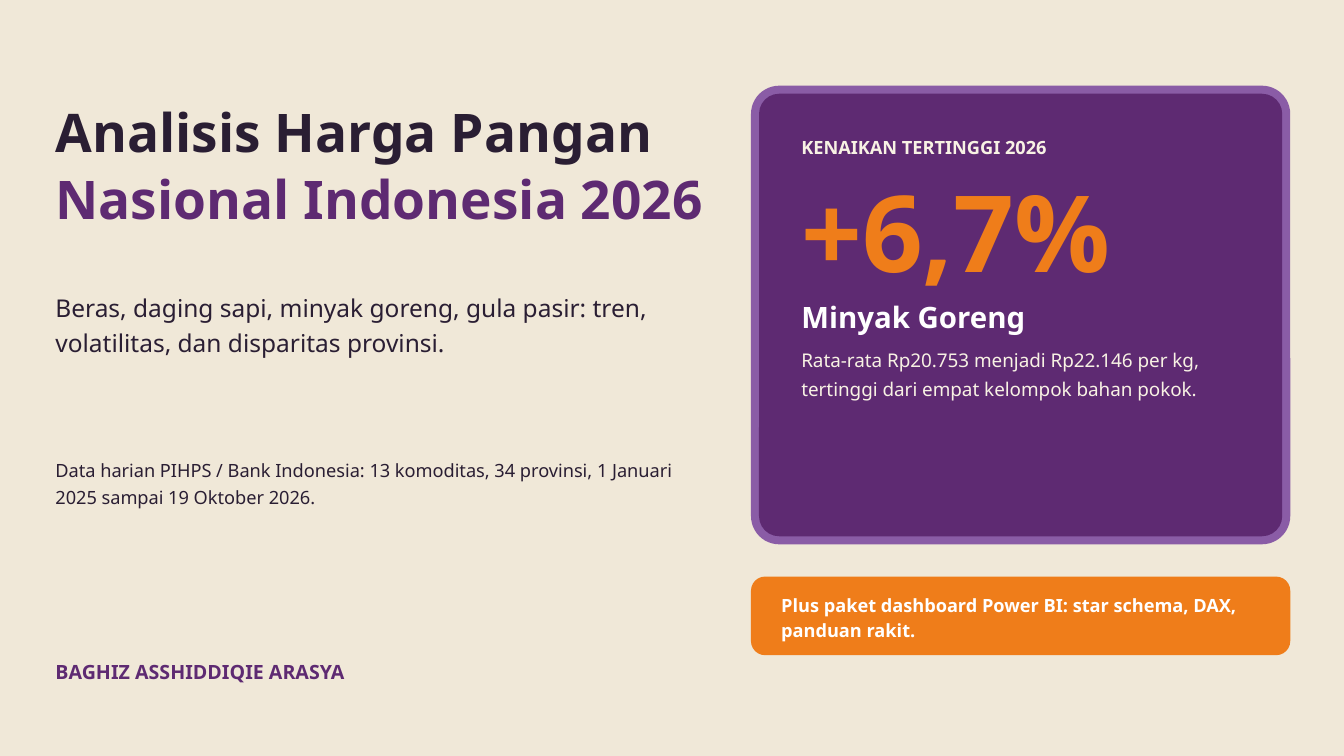
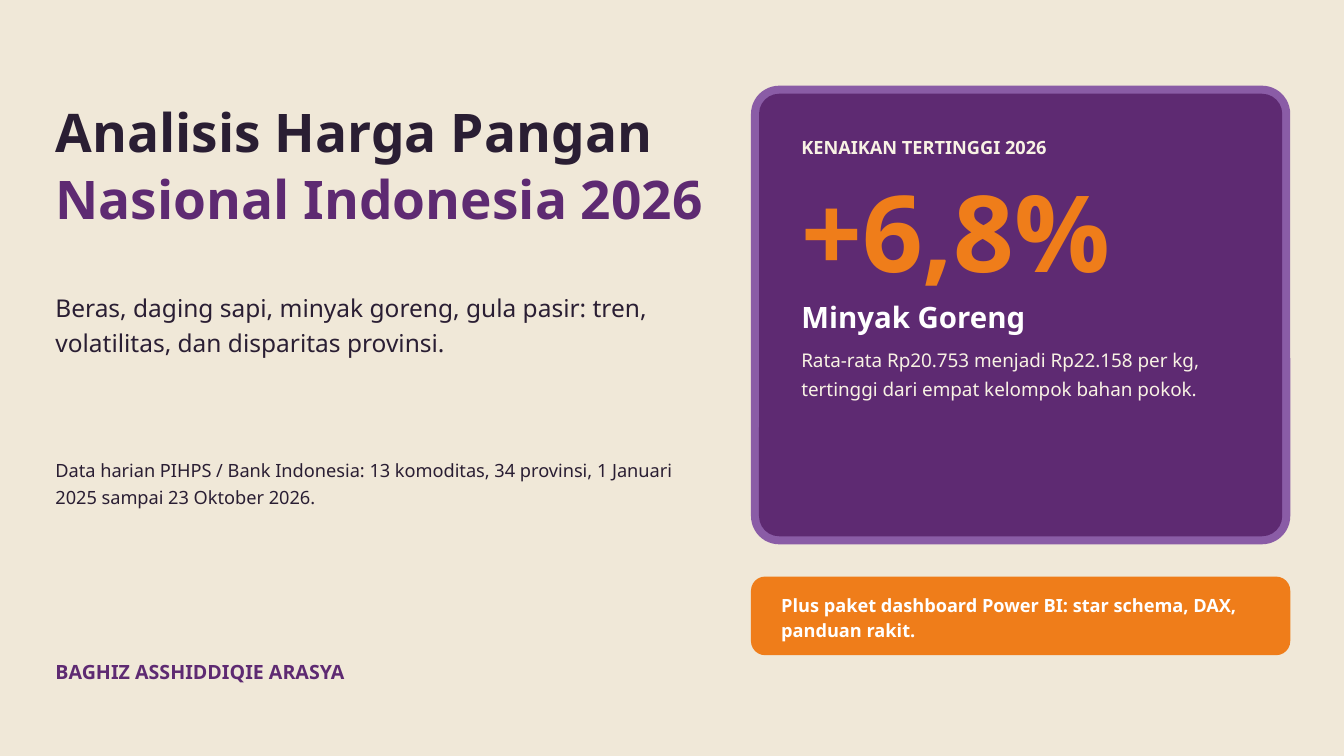
Before and after one commit to baghizash/harga-pangan-nasional-2026, a slide deck: slide 1 of Portofolio-Analisis-Harga-Pangan.pptx. Drawn at 1344x756 pixels with LibreOffice and Linux fonts; fonts in the diff are those of the drawing. Boxes give left, top, right and bottom in pixels: in the first picture for what was removed or moved away, otherwise in the second. Text is boxed around its words. In the diff, an @@ line names an element or a change of style, - is before the commit and + after.

Commit message:
Refresh data PIHPS s/d 23 Okt 2026

```diff
--- a/Portofolio-Analisis-Harga-Pangan.pptx
+++ b/Portofolio-Analisis-Harga-Pangan.pptx
@@ text at bbox=[801, 195, 1110, 286]: text changed @@
-+6,7%
++6,8%
@@ text at bbox=[801, 352, 1199, 401]: text changed @@
-Rata-rata Rp20.753 menjadi Rp22.146 per kg, tertinggi dari empat kelompok bahan pokok.
+Rata-rata Rp20.753 menjadi Rp22.158 per kg, tertinggi dari empat kelompok bahan pokok.
@@ text at bbox=[55, 463, 672, 509]: text changed @@
-Data harian PIHPS / Bank Indonesia: 13 komoditas, 34 provinsi, 1 Januari 2025 sampai 19 Oktober 2026.
+Data harian PIHPS / Bank Indonesia: 13 komoditas, 34 provinsi, 1 Januari 2025 sampai 23 Oktober 2026.
```
Also in this commit, not shown: 6 other slides changed.
